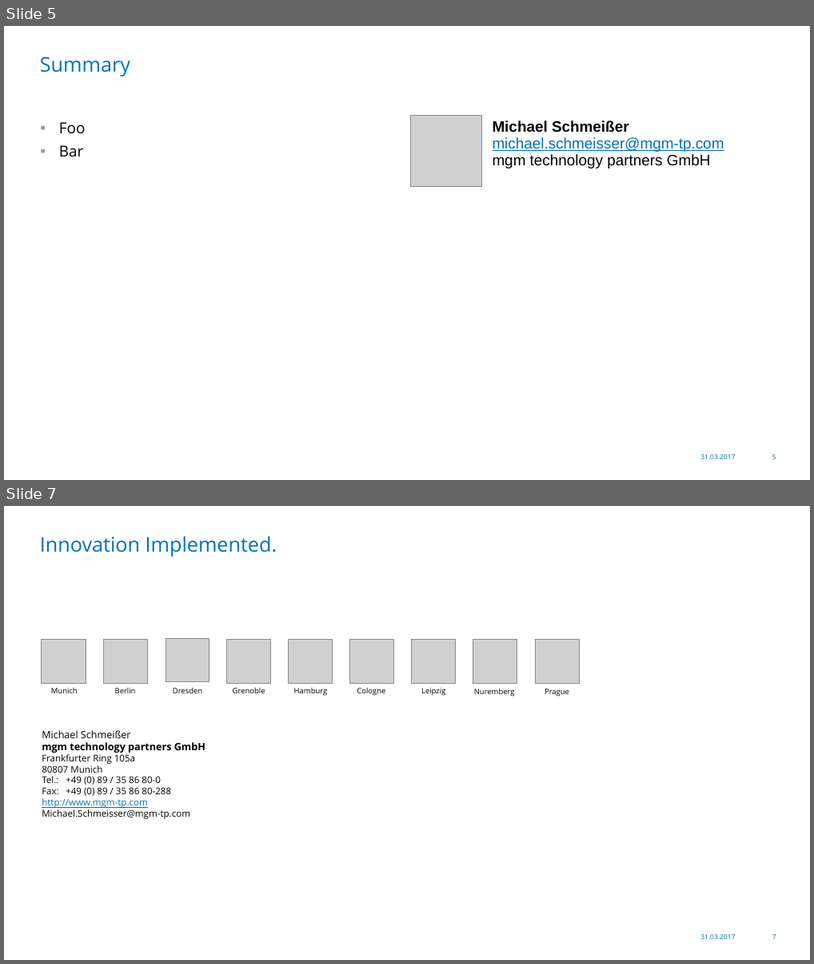
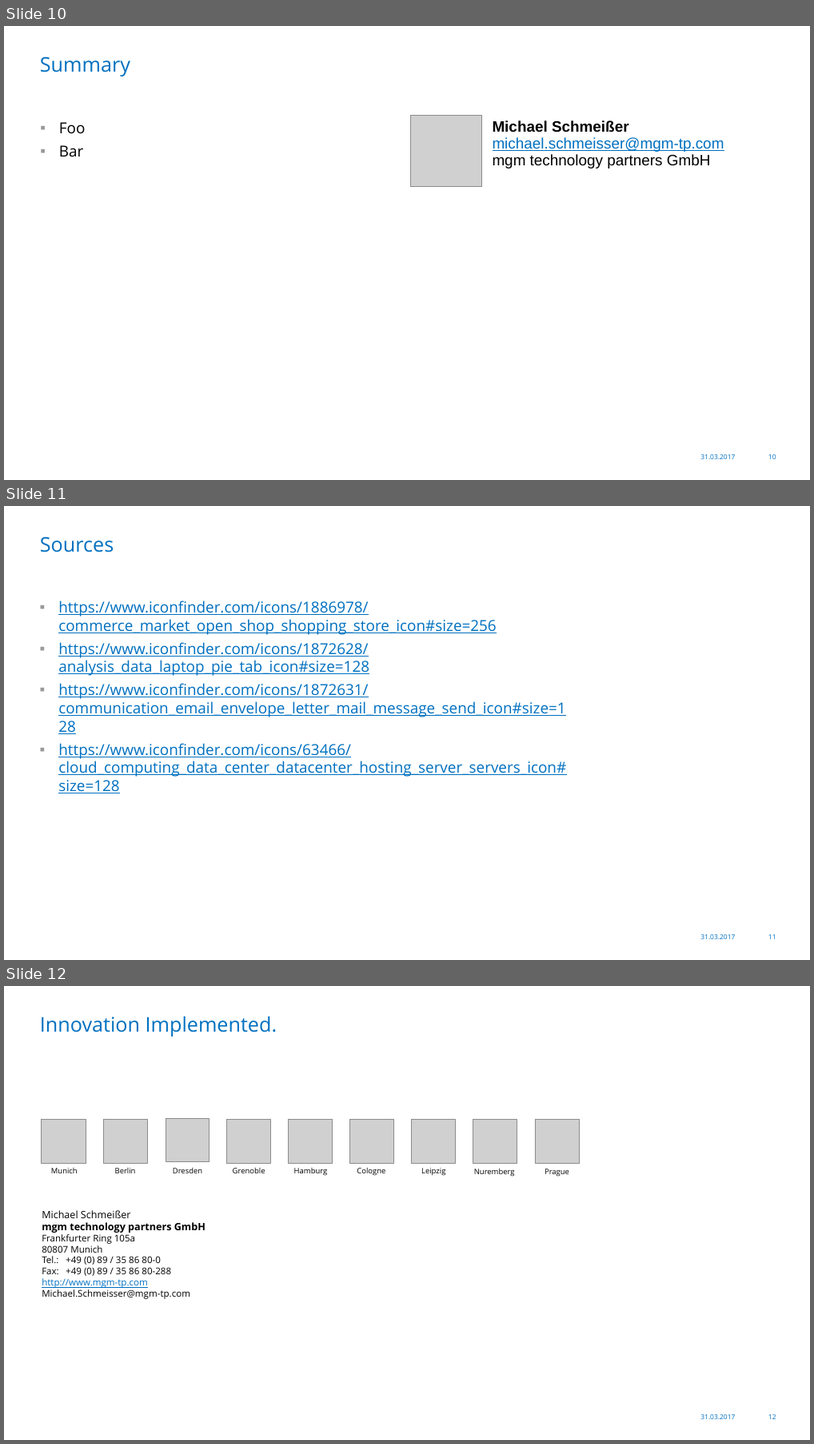
Before and after one commit to Skamandros/jug-saxony-workshop, a slide deck: src/slides/resources/2017-03-31-JUG-Saxony-Workshop-de.pptx. Shown one above the other, each under a label of ours: slides 5 and 7 before the commit, slides 10, 11 and 12 after it; the slides between them are not shown. The pictures are 814x964 and 814x1444 pixels, drawn with LibreOffice and Linux fonts; fonts in the diff are those of the drawing; grey boxes stand for pictures; background and template pictures are left out. Boxes give left, top, right and bottom in pixels: in the first picture for what was removed or moved away, otherwise in the second. Text is boxed around its words. In the diff, an @@ line names an element or a change of style, - is before the commit and + after.

```diff
--- a/src/slides/resources/2017-03-31-JUG-Saxony-Workshop-de.pptx
+++ b/src/slides/resources/2017-03-31-JUG-Saxony-Workshop-de.pptx
@@ slide 11 added at bbox=[4, 506, 810, 960], background #FFFFFF; not listed: 2 template elements that a slide beside it also shows @@
@@ title added at bbox=[40, 536, 114, 552], 24 pt, text #0070C0 @@
+Sources
@@ text added at bbox=[58, 600, 566, 793], 18 pt, text #0070C0, underline @@
+▪ https://www.iconfinder.com/icons/1886978/commerce_market_open_shop_shopping_store_icon#size=256
+▪ https://www.iconfinder.com/icons/1872628/analysis_data_laptop_pie_tab_icon#size=128
+▪ https://www.iconfinder.com/icons/1872631/communication_email_envelope_letter_mail_message_send_icon#size=128
+▪ https://www.iconfinder.com/icons/63466/cloud_computing_data_center_datacenter_hosting_server_servers_icon#size=128
@@ what was slide 5 is now slide 10 @@
@@ page number at bbox=[769, 454, 777, 459]: text changed @@
-5
+10
@@ what was slide 7 is now slide 12 @@
@@ page number at bbox=[769, 1414, 777, 1419]: text changed @@
-7
+12
```
Also in this commit, not shown: 2 slides changed, 6 other slides added, 2 slides removed, 7 other files.
